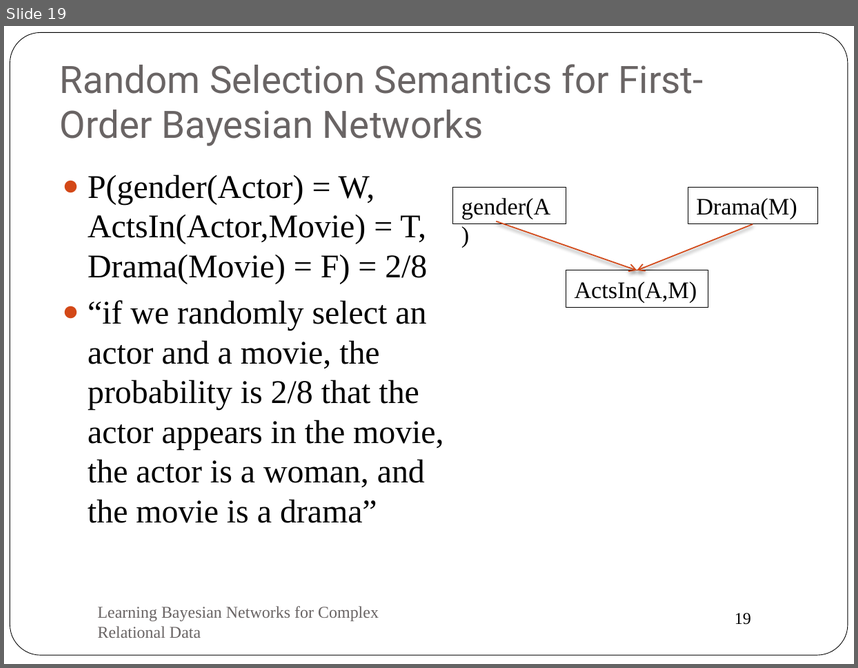
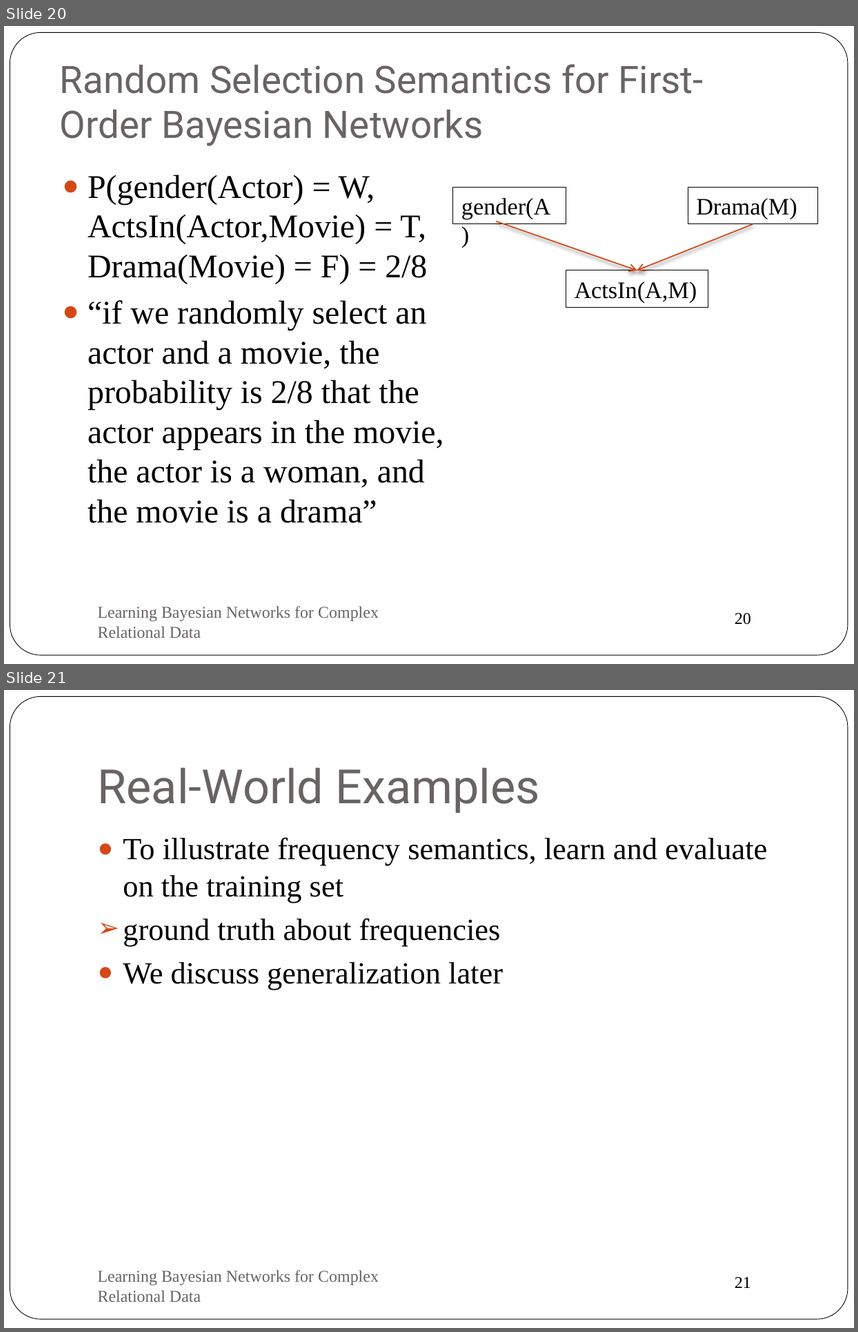
Before and after one commit to oschulte/srl-tutorial-slides, a slide deck: ch2-fo-bayes-nets.pptx. Shown one above the other, each under a label of ours: slide 19 before the commit, slides 20 and 21 after it. The pictures are 858x668 and 858x1332 pixels, drawn with LibreOffice and Linux fonts; fonts in the diff are those of the drawing. Boxes give left, top, right and bottom in pixels: in the first picture for what was removed or moved away, otherwise in the second. Text is boxed around its words. In the diff, an @@ line names an element or a change of style, - is before the commit and + after.

```diff
--- a/ch2-fo-bayes-nets.pptx
+++ b/ch2-fo-bayes-nets.pptx
@@ slide 21 added at (4, 690, 854, 1328), background #FFFFFF; not listed: 2 template elements that a slide beside it also shows @@
@@ title added at (98, 767, 539, 813), 40 pt, text #696464 @@
+Real-World Examples
@@ text added at (123, 837, 767, 989), 26 pt, text #000000 @@
+● To illustrate frequency semantics, learn and evaluate on the training set
+➢ ground truth about frequencies
+● We discuss generalization later
@@ text added at (98, 1270, 379, 1301), 14 pt, text #696464 @@
+Learning Bayesian Networks for Complex Relational Data
@@ what was slide 19 is now slide 20 @@
@@ page number at (735, 612, 751, 624): text changed @@
-19
+20
```
Also in this commit, not shown: 5 slides changed, 2 other slides added, 1 slide removed.
